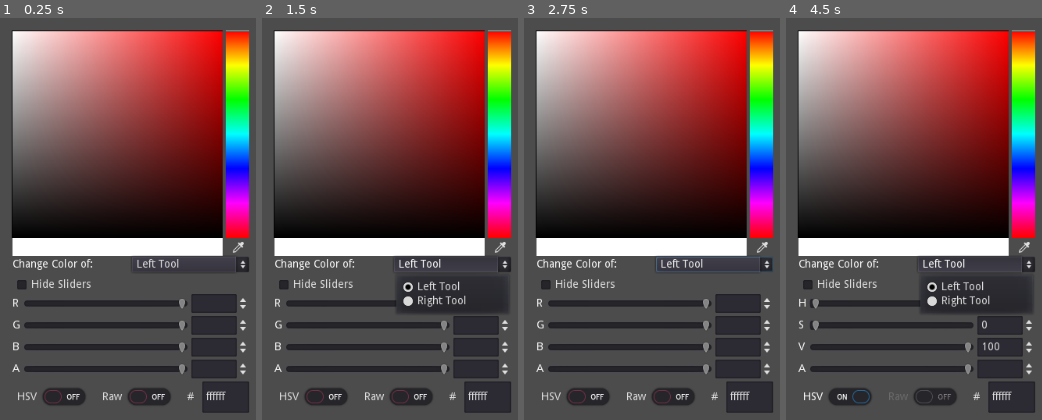
Above: before the commit, frames 1-4 (left to right).
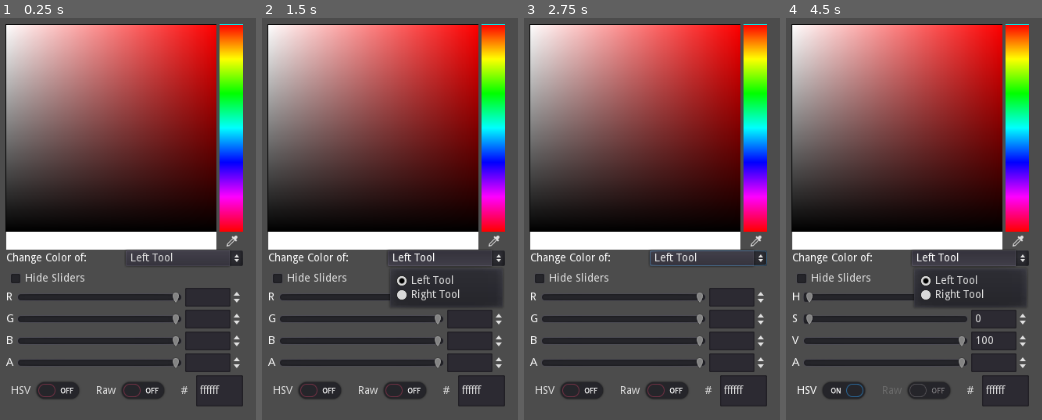
Above: after the commit, the same moments.

Repository: Variable-ind/Pixelorama-Extensions
Game: Godot game, scene res://src/Extensions/ColorPickerDocker/Colorpicker/ColorPicker.tscn
The game is run twice, just before and just after one commit, with the same random seed, the same clock (stepped at 60 frames per second) and the same inputs.
Inputs (mouse positions are in pixels of both pictures, inside the frame that each line leads up to; where the layout moved, square brackets give the same spot in the first picture):
- Up to frame 1 (0.25 s): no input
- Up to frame 2 (1.5 s): click (494, 239) [500, 247] at 0.5 s; click "Left Tool" at 1.25 s
- Up to frame 3 (2.75 s): click "Hide Sliders" at 2 s
- Up to frame 4 (4.5 s): click "HSV" at 2.75 s; click (1018, 239) [1024, 247] at 3.5 s; click "Left Tool" at 4.25 s

The runs differ from the first frame. In frame 1, 27% of the frame differs, in the area x 1-98%, y 1-99%; in frame 2, 27%; in frame 3, 27%; in frame 4, 27%.
Error in both runs: Invalid get index 'control' (on base: 'Nil'). (res://src/Extensions/ColorPickerDocker/Colorpicker/ColorPicker.gd:20)

Commit message:
fix wrong color on pixelorama start

Diff:
--- a/Code/ColorPickerDocker/src/Extensions/ColorPickerDocker/Colorpicker/ColorPicker.gd
+++ b/Code/ColorPickerDocker/src/Extensions/ColorPickerDocker/Colorpicker/ColorPicker.gd
@@ -19,6 +19,10 @@
 	_modifiy_colorpicker()
 	_color_pickers = ExtensionsApi.general.get_global().control.find_node("Color Pickers")
 	change_tool_slot(Mode.LEFT)
+
+	# in case extension starts with pixelorama
+	yield(get_tree(), "idle_frame")
+	color = _tool_color_slot.color
 
 
 func _input(event: InputEvent) -> void:
--- a/Code/ColorPickerDocker/src/Extensions/ColorPickerDocker/Colorpicker/ColorPicker.tscn
+++ b/Code/ColorPickerDocker/src/Extensions/ColorPickerDocker/Colorpicker/ColorPicker.tscn
@@ -3,10 +3,10 @@
 [ext_resource path="res://src/Extensions/ColorPickerDocker/Colorpicker/ColorPicker.gd" type="Script" id=1]
 
 [node name="ColorPicker" type="ColorPicker"]
-margin_left = 12.0
-margin_top = 12.0
-margin_right = 315.0
-margin_bottom = 502.0
+margin_left = 4.0
+margin_top = 4.0
+margin_right = 307.0
+margin_bottom = 494.0
 size_flags_vertical = 3
 script = ExtResource( 1 )
 
--- a/Code/ColorPickerDocker/src/Extensions/ColorPickerDocker/extension.json
+++ b/Code/ColorPickerDocker/src/Extensions/ColorPickerDocker/extension.json
@@ -6,5 +6,5 @@
 "name": "ColorPickerDocker",
 "nodes": [ "Main.tscn" ],
 "supported_api_versions": [ 3 ],
-"version": "0.1"
+"version": "0.11"
 }
Not shown, changed: Extensions/ColorPickerDocker.pck
